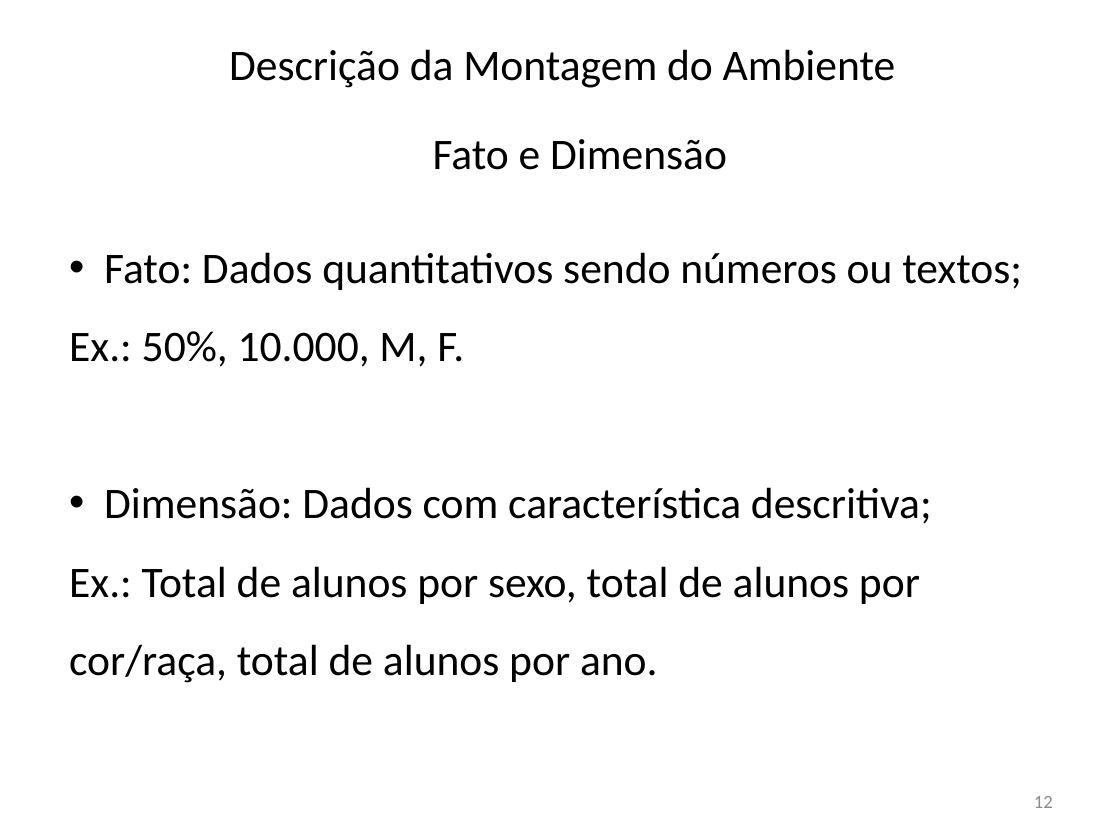
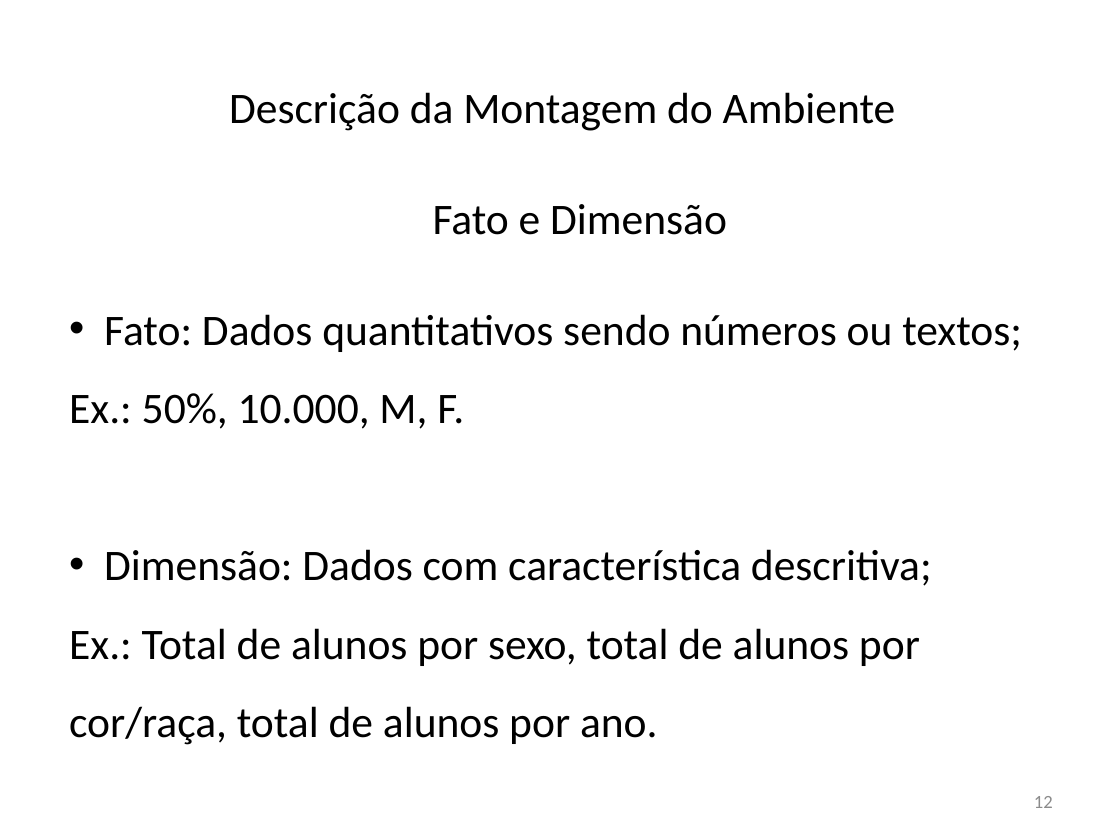
Before and after one commit to krieggerms/Analise-da-Insercao-do-Aluno-Negro-com-BI, a slide deck: slide 12 of APRESENTAÇÃO TCC.pptx. Drawn at 1120x840 pixels with LibreOffice and Linux fonts; fonts in the diff are those of the drawing; background and template pictures are left out. Boxes give left, top, right and bottom in pixels: in the first picture for what was removed or moved away, otherwise in the second. Text is boxed around its words. In the diff, an @@ line names an element or a change of style, - is before the commit and + after.

```diff
--- a/APRESENTAÇÃO TCC.pptx
+++ b/APRESENTAÇÃO TCC.pptx
@@ title "Descrição da Montagem do Ambiente": place and size @@
-title "Descrição da Montagem do Ambiente" at bbox=[229, 49, 896, 88]
+title "Descrição da Montagem do Ambiente" at bbox=[229, 92, 896, 131]
@@ text "Fato e Dimensão": place and size @@
-text "Fato e Dimensão" at bbox=[433, 139, 727, 170]
+text "Fato e Dimensão" at bbox=[433, 204, 727, 235]
@@ text "Fato: Dados quantitativos sendo números ...": place and size @@
-text "Fato: Dados quantitativos sendo números ..." at bbox=[69, 252, 1022, 683]
+text "Fato: Dados quantitativos sendo números ..." at bbox=[69, 314, 1022, 745]
```
Also in this commit, not shown: 16 other slides changed, 1 other file.
